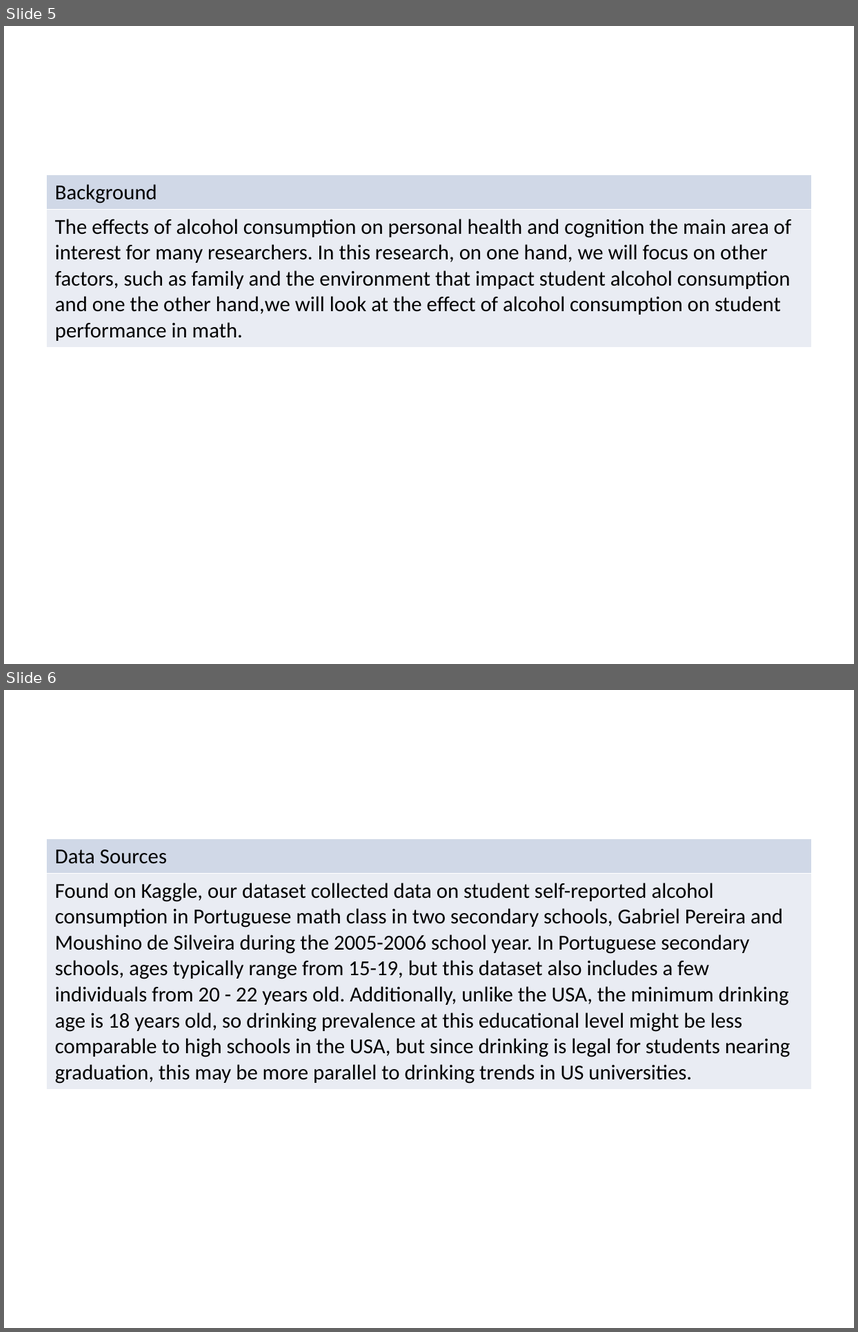
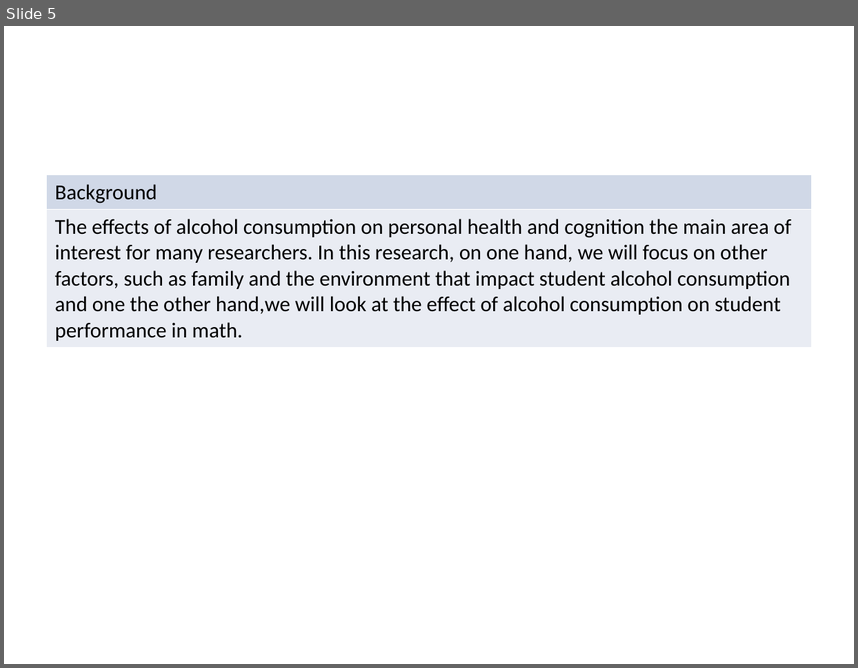
Before and after one commit to STA198F2021/save-the-best-for-last, a slide deck: Powerpoint-presentation.pptx. Shown one above the other, each under a label of ours: slides 5 and 6 before the commit, slide 5 after it. The pictures are 858x1332 and 858x668 pixels, drawn with LibreOffice and Linux fonts; fonts in the diff are those of the drawing. Boxes give left, top, right and bottom in pixels: in the first picture for what was removed or moved away, otherwise in the second. Text is boxed around its words. In the diff, an @@ line names an element or a change of style, - is before the commit and + after.

```diff
--- a/Powerpoint-presentation.pptx
+++ b/Powerpoint-presentation.pptx
@@ slide 6 removed at box(4, 690, 854, 1328), background #FFFFFF @@
@@ table removed at box(47, 839, 811, 1259), 2 rows, 1 columns @@
-Data Sources
-Found on Kaggle, our dataset collected data on student self-reported alcohol consumption in Portuguese math class in two secondary schools, Gabriel Pereira and Moushino de Silveira during the 2005-2006 school year. In Portuguese secondary schools, ages typically range from 15-19, but this dataset also includes a few individuals from 20 - 22 years old. Additionally, unlike the USA, the minimum drinking age is 18 years old, so drinking prevalence at this educational level might be less comparable to high schools in the USA, but since drinking is legal for students nearing graduation, this may be more parallel to drinking trends in US universities.
```
Also in this commit, not shown: 6 slides changed, 22 slides added, 3 other slides removed, 2 other files.
